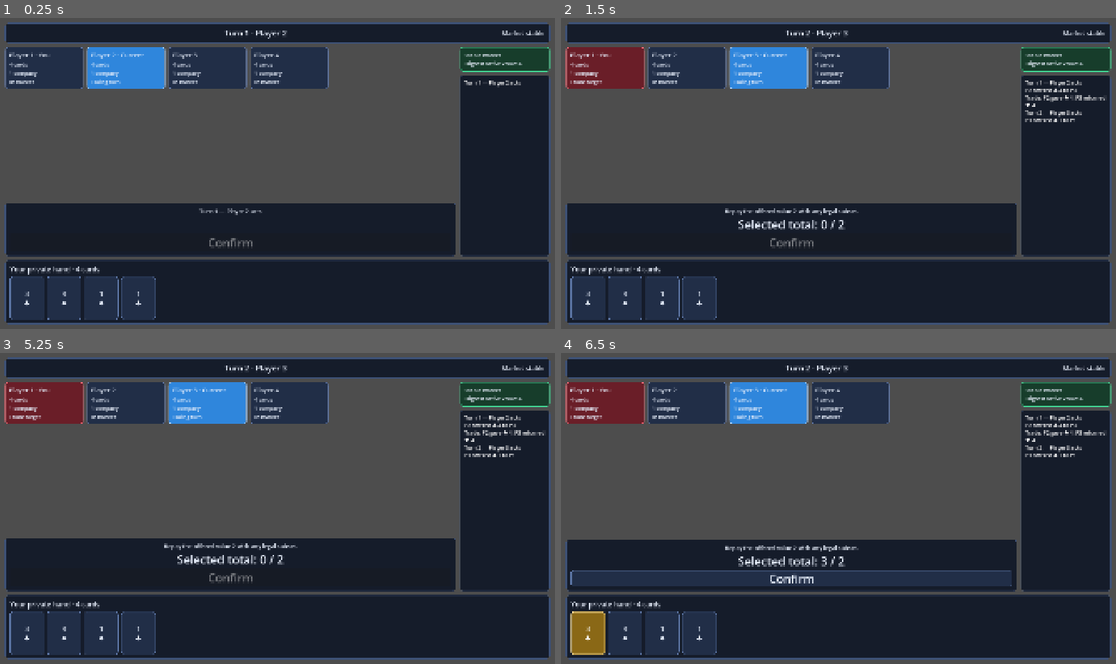
Above: before the commit, frames 1-4 (two rows, left to right).
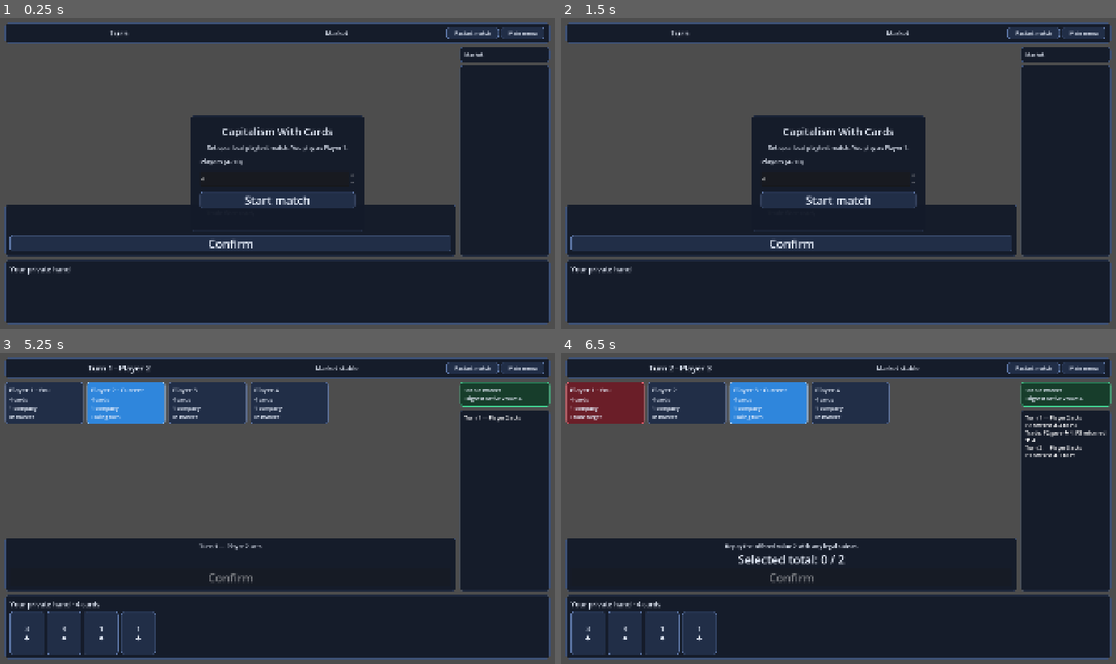
Above: after the commit, the same moments.

Repository: prelios/capitalism
Game: Godot game, scene res://game_controller.tscn
Same seed, same stepped clock (60 frames per second), same inputs: the game is played once before the commit and once after it.
Inputs (mouse positions are in pixels of both pictures, inside the frame that each line leads up to):
- Up to frame 1 (0.25 s): no input
- Up to frame 2 (1.5 s): click (1032, 33) at 0.5 s, where only the run after the commit has a clickable "Restart match"; click (1082, 33) at 1.25 s, where only the run after the commit has a clickable "Main menu"
- Up to frame 3 (5.25 s): click (471, 368) at 2 s, where only the run after the commit has a clickable "Restart match"; click (471, 368) at 2.75 s, where only the run after the commit has a clickable "Restart match"; click (233, 580) at 3.5 s, where only the run after the commit has a clickable "Confirm"; click (233, 580) at 4.25 s, where only the run after the commit has a clickable "Confirm"; click (277, 536) at 5 s, where only the run after the commit has a clickable "Start match"
- Up to frame 4 (6.5 s): click "3 ♣" at 5.75 s

The runs differ from the first frame. In frame 1, 27% of the frame differs, in the area x 0-100%, y 2-98%; in frame 2, 28%; in frame 3, 7.6%; in frame 4, 6.9%.

Commit message:
Add match setup and restart controls

Diff:
--- a/godot/game/game_controller.gd
+++ b/godot/game/game_controller.gd
@@ -5,7 +5,7 @@
 # Constants
 const NUM_PLAYERS := 4
 
-@export var auto_start := true
+@export var auto_start := false
 
 # Vars
 var game: GameModel
@@ -15,6 +15,8 @@
 var ai_delay_seconds := 0.25
 var fast_headless := true
 var fast_forward := false
+var selected_player_count := NUM_PLAYERS
+var _main_menu_open := true
 
 signal decision_requested(actor_id: int, phase: String, view: PlayerView)
 signal action_resolved
@@ -107,17 +109,39 @@
 # Called when the node enters the scene tree for the first time.
 func _ready() -> void:
 	$GameTable.bind_controller(self)
-	if auto_start:
+	if auto_start and _main_menu_open:
 		start_game()
+	elif _main_menu_open:
+		$GameTable.show_main_menu()
 
 
 func start_game() -> void:
+	start_match(selected_player_count)
+
+
+func start_match(player_count: int) -> void:
+	if player_count < MatchConfig.MIN_PLAYERS or player_count > MatchConfig.MAX_PLAYERS:
+		return
+	selected_player_count = player_count
+	fast_forward = false
+	_main_menu_open = false
 	restart_game([local_player_id])
 
 
 func start_rematch() -> void:
 	fast_forward = false
+	_main_menu_open = false
 	restart_game([local_player_id])
+
+
+func return_to_main_menu() -> void:
+	match_generation += 1
+	fast_forward = false
+	_main_menu_open = true
+	_disconnect_game()
+	action_resolved.emit()
+	if $GameTable.is_node_ready():
+		$GameTable.show_main_menu(selected_player_count)
 
 
 func set_fast_forward(enabled: bool) -> void:
@@ -127,7 +151,11 @@
 func restart_game(human_player_ids: Array[int] = [], starting_player_id := -1) -> void:
 	match_generation += 1
 	_disconnect_game()
+	action_resolved.emit()
 	setup_game()
+	_main_menu_open = false
+	if $GameTable.is_node_ready():
+		$GameTable.show_match()
 	local_player_id = human_player_ids[0] if !human_player_ids.is_empty() else 1
 	for player_id in human_player_ids:
 		assign_human(player_id)
@@ -181,7 +209,7 @@
 
 
 func setup_game() -> void:
-	self.game = GameModel.new(MatchConfig.for_player_count(NUM_PLAYERS, 1))
+	self.game = GameModel.new(MatchConfig.for_player_count(selected_player_count, 1))
 	policy_rng.seed = game.config.rng_seed + 1
 	policies.clear()
 	for player in game.players:
--- a/godot/game/match_config.gd
+++ b/godot/game/match_config.gd
@@ -2,15 +2,17 @@
 
 class_name MatchConfig
 
+const MIN_PLAYERS := 4
+const MAX_PLAYERS := 10
 
-@export_range(4, 10) var player_count := 4
+@export_range(MIN_PLAYERS, MAX_PLAYERS) var player_count := MIN_PLAYERS
 @export_range(1, 10) var warning_turns_per_survivor := 1
 @export_range(1, 100) var boredom_multiplier := 10
 @export var rng_seed := 1
 
 
 func validation_error() -> String:
-	if player_count < 4 or player_count > 10:
+	if player_count < MIN_PLAYERS or player_count > MAX_PLAYERS:
 		return "Player count must be between 4 and 10."
 	if warning_turns_per_survivor < 1:
 		return "Warning turns per survivor must be at least 1."
--- a/godot/tests/match_end_flow.gd
+++ b/godot/tests/match_end_flow.gd
@@ -10,23 +10,47 @@
 	controller.auto_start = false
 	root.add_child(controller)
 	await process_frame
-	controller.restart_game([1], 1)
-	await process_frame
 	var table := controller.get_node("GameTable") as GameTable
 	var result := table.get_node("Result") as PanelContainer
 	var title := result.get_node("Margin/Content/Title") as Label
 	var detail := result.get_node("Margin/Content/Detail") as Label
 	var fast_forward := result.get_node("Margin/Content/FastForward") as Button
-	var old_generation := controller.match_generation
-	var old_game := controller.game
+	var main_menu := table.get_node("MainMenu") as Control
+	var start_match := table.get_node("MainMenu/Panel/Margin/Content/StartMatch") as Button
+	_expect(main_menu.visible, "game launch did not show the player-count menu")
+	start_match.emit_signal("pressed")
+	await process_frame
+	_expect(!main_menu.visible and controller.game.config.player_count == 4, "main menu did not start the selected player-count match")
 	controller.game.players[0].die()
 	controller.presentation_updated.emit(controller.game.player_view(1))
 	_expect(result.visible and title.text == "Your company was acquired" and fast_forward.visible, "human elimination did not enter spectator mode")
+	var result_menu := result.get_node("Margin/Content/MainMenu") as Button
+	result_menu.emit_signal("pressed")
+	_expect(main_menu.visible, "main menu was unavailable after human elimination")
+	start_match.emit_signal("pressed")
+	await process_frame
+	controller.game.players[0].die()
+	controller.presentation_updated.emit(controller.game.player_view(1))
+	var old_generation := controller.match_generation
+	var old_game := controller.game
 	table._on_fast_forward()
 	_expect(controller.fast_forward and fast_forward.disabled, "spectator fast-forward did not activate")
 	table._on_rematch()
 	await process_frame
 	_expect(controller.match_generation == old_generation + 1 and controller.game != old_game and !result.visible, "rematch did not reset the spectator match")
+	_expect(controller.game.config.player_count == 4, "rematch changed the selected player count")
+	var header_menu := table.get_node("Margin/Layout/Header/Margin/Content/Controls/Menu") as Button
+	header_menu.emit_signal("pressed")
+	_expect(main_menu.visible, "main menu was unavailable during spectator mode")
+	var count_picker := table.get_node("MainMenu/Panel/Margin/Content/PlayerCount") as SpinBox
+	count_picker.value = 6
+	start_match.emit_signal("pressed")
+	await process_frame
+	_expect(controller.game.config.player_count == 6 and !main_menu.visible, "main menu did not apply a new player count")
+	var header_restart := table.get_node("Margin/Layout/Header/Margin/Content/Controls/Restart") as Button
+	header_restart.emit_signal("pressed")
+	await process_frame
+	_expect(controller.game.config.player_count == 6, "header restart changed the current player count")
 	_expect(!controller.submit_offer(1, 2, "stale-card", old_generation), "stale command affected the rematch")
 	controller.game.finish_game("Global Economic Meltdown", [])
 	controller.presentation_updated.emit(controller.game.player_view(1))
--- a/godot/ui/game_table.gd
+++ b/godot/ui/game_table.gd
@@ -34,6 +34,12 @@
 @onready var _result_detail: Label = $Result/Margin/Content/Detail
 @onready var _fast_forward: Button = $Result/Margin/Content/FastForward
 @onready var _rematch: Button = $Result/Margin/Content/Rematch
+@onready var _main_menu: Control = $MainMenu
+@onready var _player_count: SpinBox = $MainMenu/Panel/Margin/Content/PlayerCount
+@onready var _start_match: Button = $MainMenu/Panel/Margin/Content/StartMatch
+@onready var _restart: Button = $Margin/Layout/Header/Margin/Content/Controls/Restart
+@onready var _menu: Button = $Margin/Layout/Header/Margin/Content/Controls/Menu
+@onready var _result_menu: Button = $Result/Margin/Content/MainMenu
 
 
 func bind_controller(controller: GameController) -> void:
@@ -45,6 +51,19 @@
 	_confirm.pressed.connect(_confirm_selection)
 	_fast_forward.pressed.connect(_on_fast_forward)
 	_rematch.pressed.connect(_on_rematch)
+	_start_match.pressed.connect(_on_start_match)
+	_restart.pressed.connect(_on_rematch)
+	_menu.pressed.connect(_on_main_menu)
+	_result_menu.pressed.connect(_on_main_menu)
+
+
+func show_main_menu(player_count := 4) -> void:
+	_player_count.value = player_count
+	_main_menu.visible = true
+
+
+func show_match() -> void:
+	_main_menu.visible = false
 
 
 func selected_card_ids() -> Array[String]:
@@ -145,6 +164,16 @@
 		_controller.start_rematch()
 
 
+func _on_start_match() -> void:
+	if _controller != null:
+		_controller.start_match(int(_player_count.value))
+
+
+func _on_main_menu() -> void:
+	if _controller != null:
+		_controller.return_to_main_menu()
+
+
 func _latest_public_update() -> String:
 	if _last_view == null:
 		return "Trade floor ready"
--- a/godot/ui/game_table.tscn
+++ b/godot/ui/game_table.tscn
@@ -60,6 +60,7 @@
 
 [node name="MarketStatus" type="PanelContainer" parent="Margin/Layout/Header/Margin/Content" unique_id=1123307909]
 layout_mode = 2
+size_flags_horizontal = 3
 theme_override_styles/panel = SubResource("StyleBoxEmpty_xu7lg")
 
 [node name="Market" type="Label" parent="Margin/Layout/Header/Margin/Content/MarketStatus" unique_id=850210501]
@@ -68,6 +69,22 @@
 text = "Market"
 horizontal_alignment = 1
 vertical_alignment = 1
+
+[node name="Controls" type="HBoxContainer" parent="Margin/Layout/Header/Margin/Content"]
+layout_mode = 2
+theme_override_constants/separation = 8
+
+[node name="Restart" type="Button" parent="Margin/Layout/Header/Margin/Content/Controls"]
+custom_minimum_size = Vector2(180, 0)
+layout_mode = 2
+theme_override_font_sizes/font_size = 18
+text = "Restart match"
+
+[node name="Menu" type="Button" parent="Margin/Layout/Header/Margin/Content/Controls"]
+custom_minimum_size = Vector2(150, 0)
+layout_mode = 2
+theme_override_font_sizes/font_size = 18
+text = "Main menu"
 
 [node name="Main" type="HBoxContainer" parent="Margin/Layout" unique_id=843607115]
 custom_minimum_size = Vector2(0, 410)
@@ -233,3 +250,75 @@
 [node name="Rematch" type="Button" parent="Result/Margin/Content" unique_id=198230887]
 layout_mode = 2
 text = "Start a new match"
+
+[node name="MainMenu" type="Button" parent="Result/Margin/Content"]
+layout_mode = 2
+text = "Main menu"
+
+[node name="MainMenu" type="Control" parent="."]
+layout_mode = 1
+anchors_preset = 15
+anchor_right = 1.0
+anchor_bottom = 1.0
+grow_horizontal = 2
+grow_vertical = 2
+mouse_filter = 0
+
+[node name="Panel" type="PanelContainer" parent="MainMenu"]
+layout_mode = 1
+anchors_preset = 8
+anchor_left = 0.5
+anchor_top = 0.5
+anchor_right = 0.5
+anchor_bottom = 0.5
+offset_left = -300.0
+offset_top = -200.0
+offset_right = 300.0
+offset_bottom = 200.0
+grow_horizontal = 2
+grow_vertical = 2
+
+[node name="Margin" type="MarginContainer" parent="MainMenu/Panel"]
+layout_mode = 2
+theme_override_constants/margin_left = 32
+theme_override_constants/margin_top = 28
+theme_override_constants/margin_right = 32
+theme_override_constants/margin_bottom = 28
+
+[node name="Content" type="VBoxContainer" parent="MainMenu/Panel/Margin"]
+layout_mode = 2
+theme_override_constants/separation = 18
+
+[node name="Title" type="Label" parent="MainMenu/Panel/Margin/Content"]
+layout_mode = 2
+theme_override_font_sizes/font_size = 36
+text = "Capitalism With Cards"
+horizontal_alignment = 1
+
+[node name="Description" type="Label" parent="MainMenu/Panel/Margin/Content"]
+layout_mode = 2
+theme_override_font_sizes/font_size = 20
+text = "Set up a local playtest match. You play as Player 1."
+horizontal_alignment = 1
+autowrap_mode = 2
+
+[node name="PlayerCountLabel" type="Label" parent="MainMenu/Panel/Margin/Content"]
+layout_mode = 2
+theme_override_font_sizes/font_size = 22
+text = "Players (4–10)"
+
+[node name="PlayerCount" type="SpinBox" parent="MainMenu/Panel/Margin/Content"]
+custom_minimum_size = Vector2(0, 54)
+layout_mode = 2
+theme_override_font_sizes/font_size = 24
+min_value = 4.0
+max_value = 10.0
+step = 1.0
+value = 4.0
+rounded = true
+allow_greater = false
+allow_lesser = false
+
+[node name="StartMatch" type="Button" parent="MainMenu/Panel/Margin/Content"]
+layout_mode = 2
+text = "Start match"
